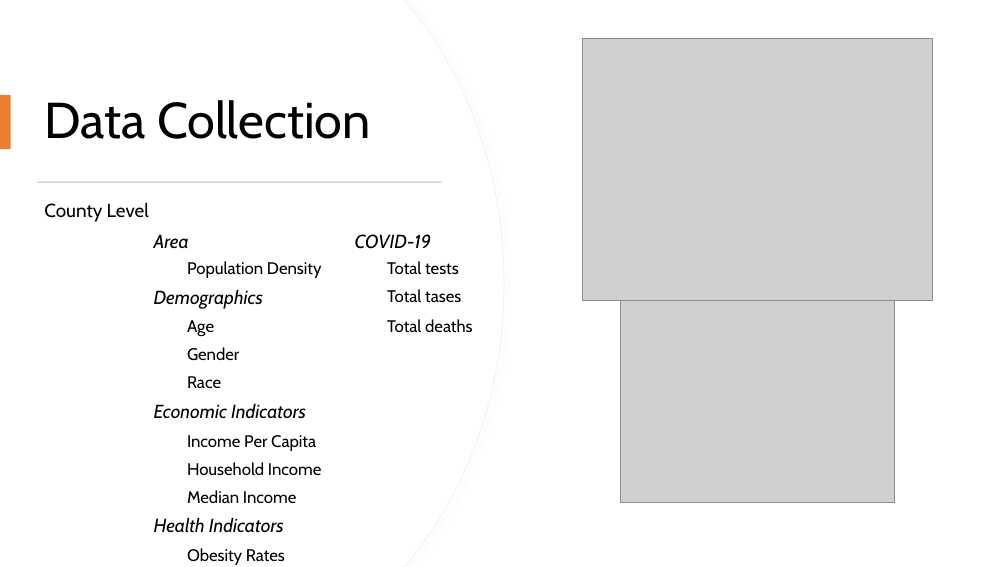
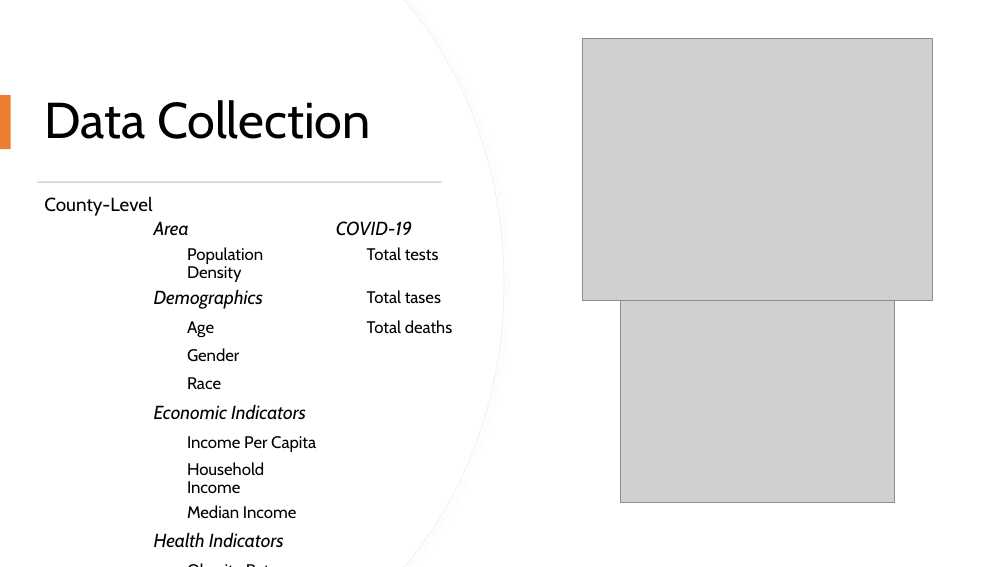
Before and after one commit to cxclark/covid19-analysis, a slide deck: slide 4 of 2020_10_30_covid_usa_analysis.pptx. Drawn at 1008x567 pixels with LibreOffice and Linux fonts; fonts in the diff are those of the drawing; grey boxes stand for pictures. Boxes give left, top, right and bottom in pixels: in the first picture for what was removed or moved away, otherwise in the second. Text is boxed around its words. In the diff, an @@ line names an element or a change of style, - is before the commit and + after.

Commit message:
updated slides

```diff
--- a/2020_10_30_covid_usa_analysis.pptx
+++ b/2020_10_30_covid_usa_analysis.pptx
@@ text at (44,197,152,216): text changed @@
-County Level
+County-Level
@@ table at (146,216,545,552) @@
@@ line spacing 0.9 to 0.85 @@
@@ table: place and size @@
-table at (146,228,546,567)
+table at (146,216,545,552)
```
Also in this commit, not shown: 1 other slide changed, 1 other file.
